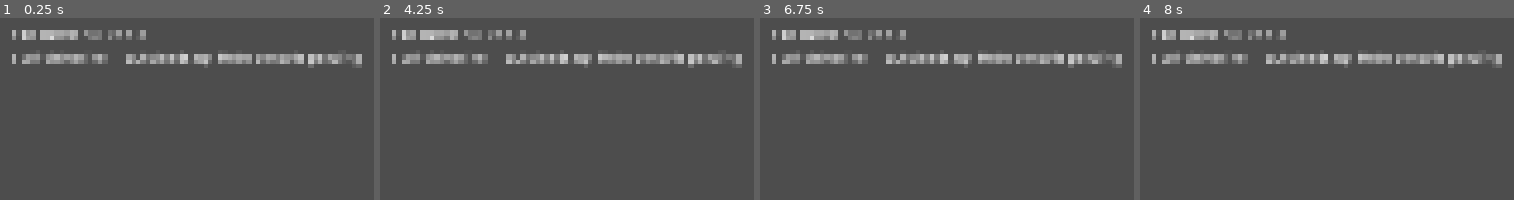
Above: before the commit, frames 1-4 (left to right).
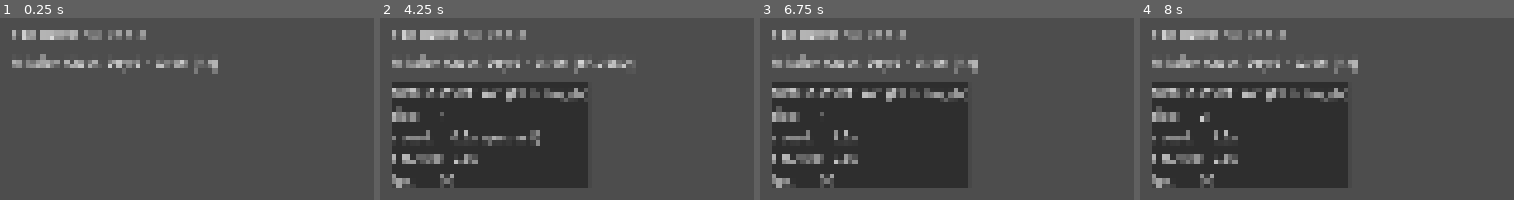
Above: after the commit, the same moments.

Repository: AndrewDrinkwater/farhorizon
Game: Godot game, scene res://src/ui/shell/main.tscn
The game is run twice, just before and just after one commit, with the same random seed, the same clock (stepped at 60 frames per second) and the same inputs.
Inputs (mouse positions are in pixels of both pictures, inside the frame that each line leads up to):
- Up to frame 1 (0.25 s): no input
- Up to frame 2 (4.25 s): tap Enter at 0.5, 2, 3.5 s; move the mouse to (outside the picture) at 0.52 s; hold ] (sim_speed_up) 0.53-1.25 s; hold Shift 0.53-1.25 s; click (outside the picture) at 0.67 s; tap Space (sim_pause) at 1.25, 2.75 s; drag from (outside the picture) to (outside the picture) at 1.27 s; move the mouse to (outside the picture) at 2.02 s; hold ] (sim_speed_up) 2.03-2.75 s; tap Ctrl at 2.1 s; drag from (outside the picture) to (outside the picture) at 2.77 s; move the mouse to (outside the picture) at 3.52 s; hold [ (sim_speed_down) from 3.53 s (still down); tap Alt at 3.6 s; tap F3 (toggle_debug) at 4.15 s
- Up to frame 3 (6.75 s): release [ (sim_speed_down) at 4.25 s; drag from (outside the picture) to (outside the picture) at 4.27 s; tap Space (sim_pause) at 5 s; move the mouse to (outside the picture) at 5.02 s; hold [ (sim_speed_down) 5.03-5.75 s; hold Shift 5.03-5.75 s; click (outside the picture) at 5.17 s; drag from (outside the picture) to (outside the picture) at 5.77 s; move the mouse to (outside the picture) at 6.52 s; hold ] (sim_speed_up) from 6.53 s (still down); tap Ctrl at 6.6 s
- Up to frame 4 (8 s): release ] (sim_speed_up) at 7.25 s; drag from (outside the picture) to (outside the picture) at 7.27 s

The runs differ from the first frame. In frame 1, 5.1% of the frame differs, in the area x 3-97%, y 19-31%; in frame 2, 33%; in frame 3, 33%, in the area x 3-97%, y 19-94%; in frame 4, 33%.

Commit message:
Add clock readout + debug overlay; wire localisation (step 2)
On-screen mission-clock readout (tr() keys CLOCK_FORMAT/SPEED/PAUSED) and a
toggle_debug overlay showing tick/speed/sec-per-tick/FPS, read-only (ADR 0012).
Both hosted by the interim main shell. Register strings.en.translation in
project.godot so tr() works without the manual editor step.

Co-Authored-By: Claude Opus 4.8 (1M context) <noreply@anthropic.com>

Diff:
--- a/localization/strings.csv
+++ b/localization/strings.csv
@@ -2,6 +2,9 @@
 APP_TITLE,Far Horizon
 HUD_REACTION_MASS,Reaction Mass
 HUD_CLOCK,Mission Clock
+CLOCK_FORMAT,Day {day} · {hour}:00
+CLOCK_SPEED,{speed}x
+CLOCK_PAUSED,PAUSED
 HELM_CONSOLE_NAME,Helm
 HELM_LAY_IN_COURSE,Lay In Course
 HELM_ENGAGE,Engage
--- a/project.godot
+++ b/project.godot
@@ -39,6 +39,10 @@
 
 enabled=PackedStringArray("res://addons/gut/plugin.cfg")
 
+[internationalization]
+
+locale/translations=PackedStringArray("res://localization/strings.en.translation")
+
 [input]
 
 sim_pause={
--- /dev/null
+++ b/src/ui/components/debug_overlay.gd
@@ -0,0 +1,36 @@
+extends CanvasLayer
+## Toggleable live debug overlay (ADR 0012), bound to the `toggle_debug` action.
+## Shows sim internals — tick, speed, FPS — for tuning the time-driven sim.
+##
+## Reads state only; it never mutates (ADR 0012). Off by default and not part of
+## the release UI. Debug text is exempt from localisation (ADR 0010), so these
+## strings are deliberately plain literals.
+
+var _label: Label
+
+
+func _ready() -> void:
+	layer = 128  # draw above everything
+	visible = false
+	var panel := PanelContainer.new()
+	panel.position = Vector2(40.0, 110.0)
+	_label = Label.new()
+	panel.add_child(_label)
+	add_child(panel)
+
+
+func _unhandled_input(event: InputEvent) -> void:
+	if event.is_action_pressed("toggle_debug"):
+		visible = not visible
+
+
+func _process(_delta: float) -> void:
+	if not visible:
+		return
+	_label.text = "\n".join([
+		"DEBUG OVERLAY  (F1 to toggle)",
+		"tick:      %d" % SimClock.get_tick(),
+		"speed:     %.1fx%s" % [SimClock.get_speed(), "  (paused)" if SimClock.is_paused() else ""],
+		"sec/tick:  %.2f" % SimClock.SECONDS_PER_TICK,
+		"fps:       %d" % Engine.get_frames_per_second(),
+	])
--- /dev/null
+++ b/src/ui/shell/clock_readout.gd
@@ -0,0 +1,29 @@
+extends Label
+## Interim on-screen mission-clock readout (build-order step 2). Shows the
+## derived in-game calendar + current sim speed so you can watch the clock run.
+##
+## Reads SimClock through EventBus signals and getters only — it never mutates
+## state (ADR 0007). Player-facing text is routed through tr() keys (ADR 0010);
+## the calendar derivation is the pure SimCalendar (src/core). The shell HUD
+## replaces this readout in build-order step 8.
+
+
+func _ready() -> void:
+	# unbind(1) drops each signal's payload — we re-read state in _refresh().
+	EventBus.sim_tick.connect(_refresh.unbind(1))
+	EventBus.sim_speed_changed.connect(_refresh.unbind(1))
+	_refresh()
+
+
+func _refresh() -> void:
+	var tick: int = SimClock.get_tick()
+	var clock_text: String = tr("CLOCK_FORMAT").format({
+		"day": SimCalendar.day(tick),
+		"hour": "%02d" % SimCalendar.hour(tick),
+	})
+	var speed_text: String
+	if SimClock.is_paused():
+		speed_text = tr("CLOCK_PAUSED")
+	else:
+		speed_text = tr("CLOCK_SPEED").format({"speed": int(SimClock.get_speed())})
+	text = "%s  %s  [%s]" % [tr("HUD_CLOCK"), clock_text, speed_text]
--- a/src/ui/shell/main.gd
+++ b/src/ui/shell/main.gd
@@ -1,16 +1,26 @@
 extends Node
 ## Main entry scene (the terminal shell root).
 ##
-## SCAFFOLD placeholder — proves the project boots and the autoloads load.
-## The persistent terminal shell + Helm console replace this in build-order
-## step 8. See docs/consoles/helm.md.
+## Interim shell — proves the project boots and now hosts the live SimClock
+## readout + debug overlay (build-order step 2). The persistent terminal shell +
+## Helm console replace this in build-order step 8. See docs/consoles/helm.md.
+
+const ClockReadout := preload("res://src/ui/shell/clock_readout.gd")
+const DebugOverlay := preload("res://src/ui/components/debug_overlay.gd")
 
 
 func _ready() -> void:
-	var label := Label.new()
-	label.position = Vector2(40.0, 40.0)
-	label.text = "FAR HORIZON  v%s\nscaffold online — autoloads up, Helm console pending" % GameVersion.GAME_VERSION
-	add_child(label)
-	print("[Far Horizon] scaffold boot — v%s, schema %d" % [
+	var title := Label.new()
+	title.position = Vector2(40.0, 40.0)
+	title.text = "FAR HORIZON  v%s" % GameVersion.GAME_VERSION
+	add_child(title)
+
+	var clock: Label = ClockReadout.new()
+	clock.position = Vector2(40.0, 72.0)
+	add_child(clock)
+
+	add_child(DebugOverlay.new())
+
+	print("[Far Horizon] boot — v%s, schema %d · SimClock live (Space=pause, [/]=speed, F1=debug)" % [
 		GameVersion.GAME_VERSION, GameVersion.SAVE_SCHEMA_VERSION,
 	])
Not shown, added: src/ui/components/debug_overlay.gd.uid
Not shown, added: src/ui/shell/clock_readout.gd.uid
